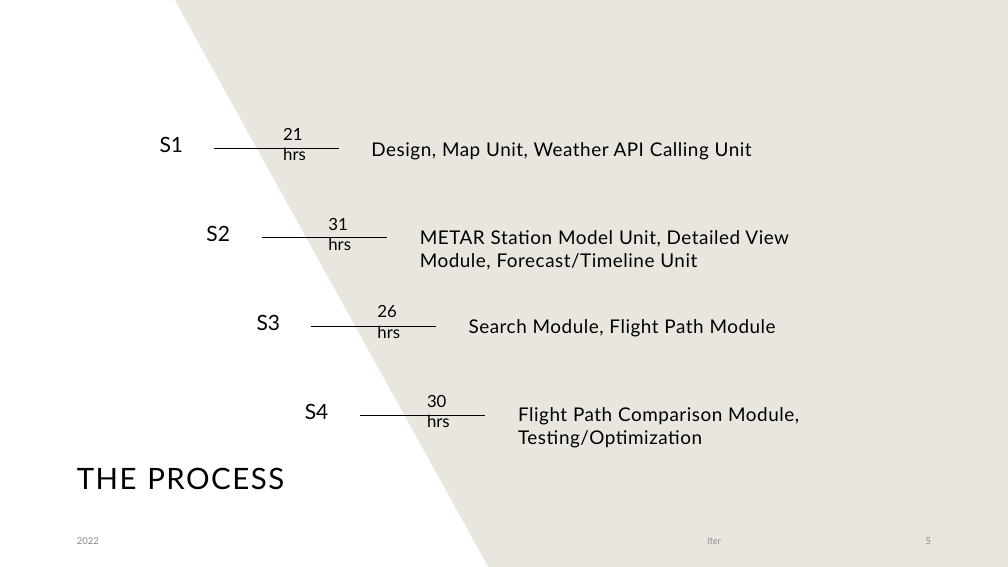
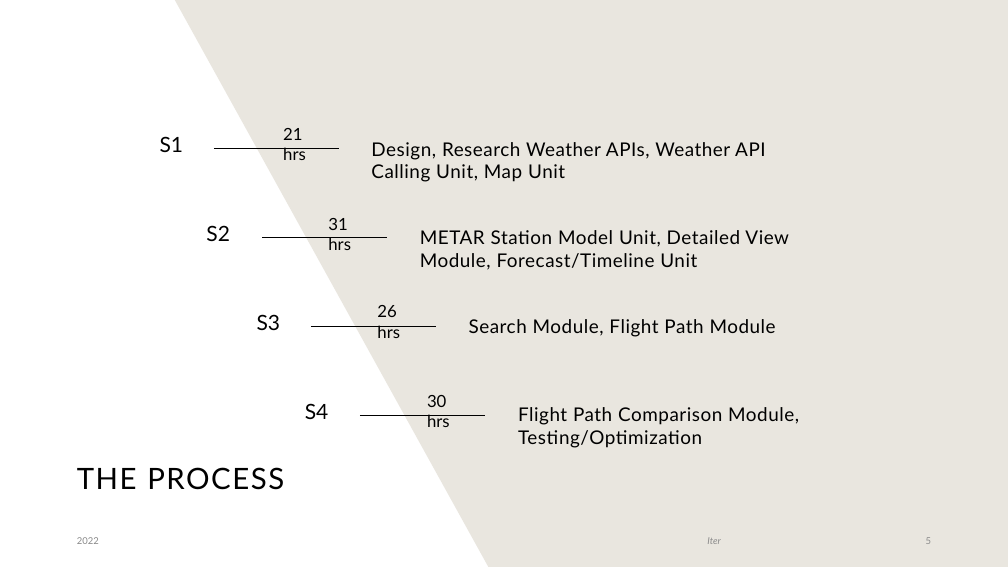
Before and after one commit to isaacbraun/Iter, a slide deck: slide 5 of Marketing/ProjectPresentation.pptx. Drawn at 1008x567 pixels with LibreOffice and Linux fonts; fonts in the diff are those of the drawing. Boxes give left, top, right and bottom in pixels: in the first picture for what was removed or moved away, otherwise in the second. Text is boxed around its words. In the diff, an @@ line names an element or a change of style, - is before the commit and + after.

Commit message:
Small Changes

```diff
--- a/Marketing/ProjectPresentation.pptx
+++ b/Marketing/ProjectPresentation.pptx
@@ text at <box>371,142,765,182</box>: text changed @@
-Design, Map Unit, Weather API Calling Unit
+Design, Research Weather APIs, Weather API Calling Unit, Map Unit
```
